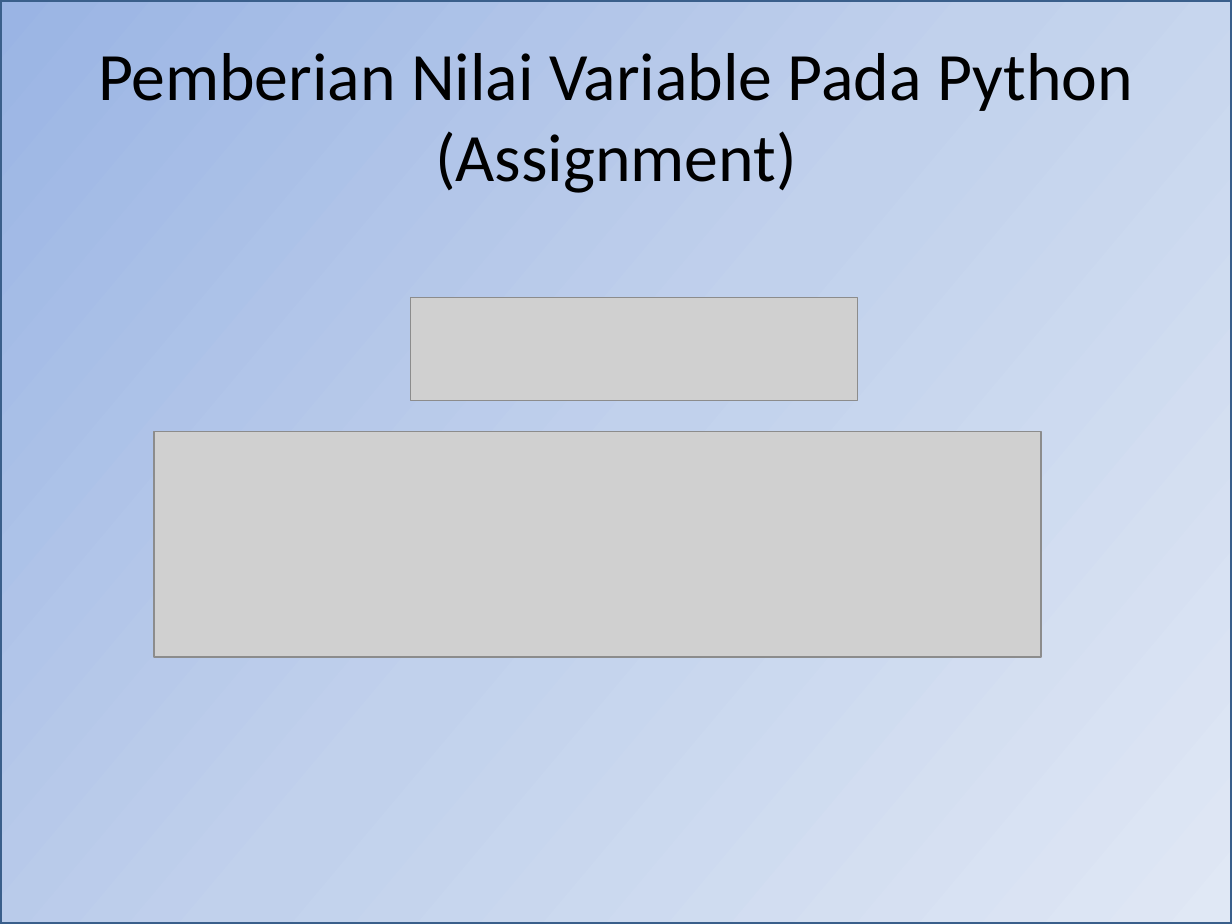
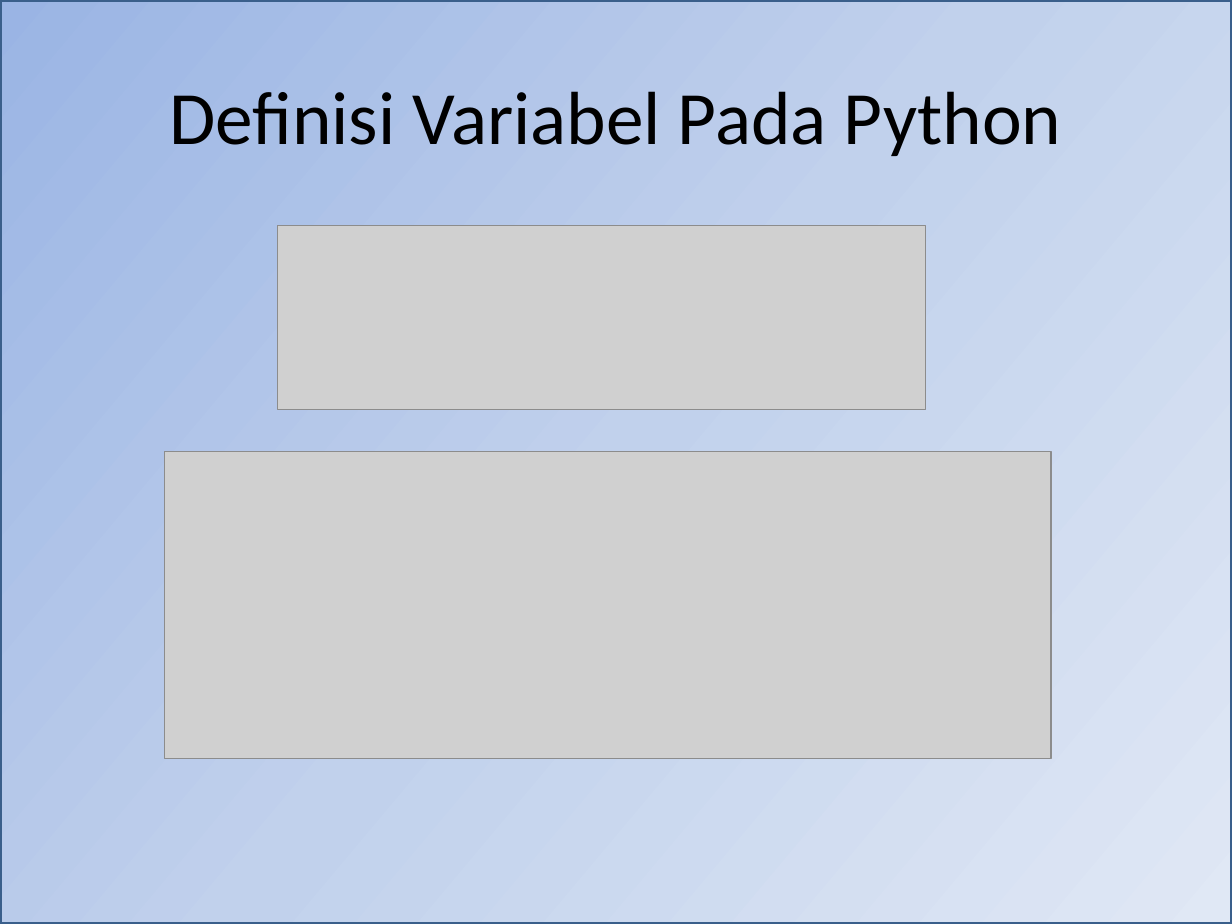
Before and after one commit to blodstone/Pengantar-Algoritma, a slide deck: slide 16 of Presentasi/Pertemuan 2 Pengenalan Algoritma.pptx. Drawn at 1232x924 pixels with LibreOffice and Linux fonts; fonts in the diff are those of the drawing; grey boxes stand for pictures. Boxes give left, top, right and bottom in pixels: in the first picture for what was removed or moved away, otherwise in the second. Text is boxed around its words. In the diff, an @@ line names an element or a change of style, - is before the commit and + after.

```diff
--- a/Presentasi/Pertemuan 2 Pengenalan Algoritma.pptx
+++ b/Presentasi/Pertemuan 2 Pengenalan Algoritma.pptx
@@ title at (169,91,1062,156): text changed; size 39.6 to 44 pt @@
-Pemberian Nilai Variable Pada Python
-(Assignment)
+Definisi Variabel Pada Python
@@ picture added at (277,225,925,409) @@
@@ picture removed at (410,298,856,400) @@
@@ picture: place and size @@
-picture at (154,431,1041,657)
+picture at (164,452,1051,759)
```
Also in this commit, not shown: 2 other slides changed, 3 slides added.
